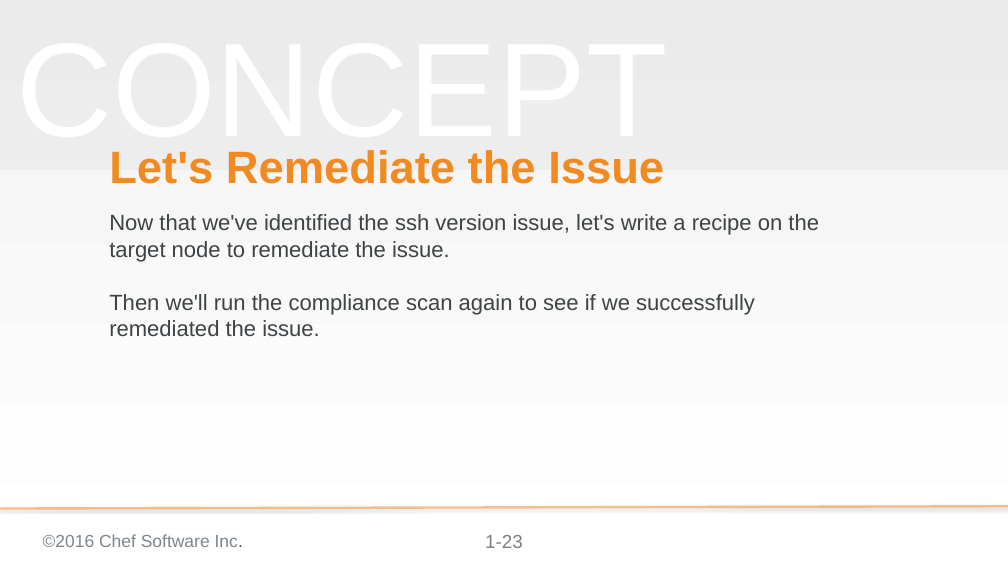
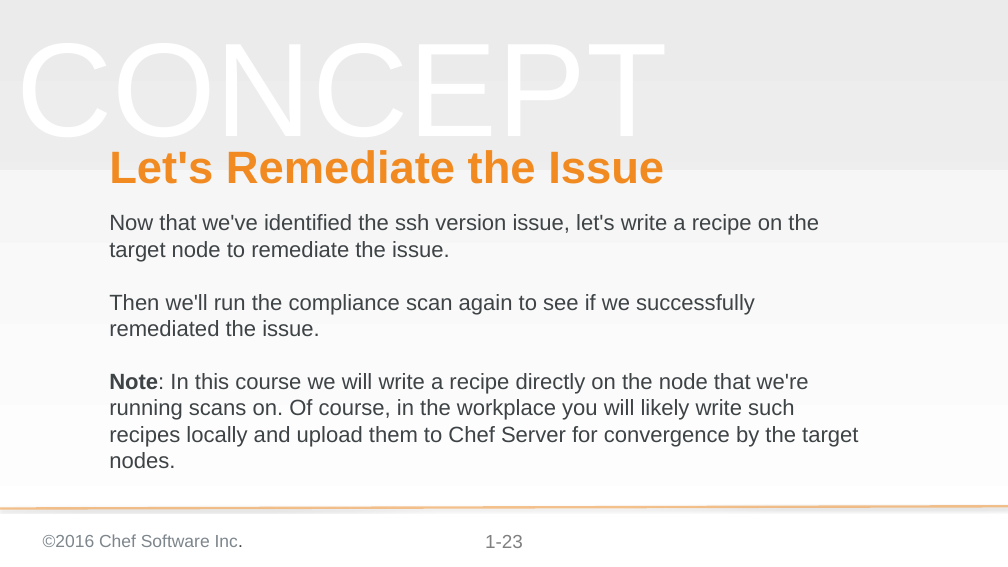
Before and after one commit to bchamby/chef-compliance-installation-configuration-operation, a slide deck: slide 23 of 03-initial-configuration-scans.pptx. Drawn at 1008x567 pixels with LibreOffice and Linux fonts; fonts in the diff are those of the drawing; background and template pictures are left out. Boxes give left, top, right and bottom in pixels: in the first picture for what was removed or moved away, otherwise in the second. Text is boxed around its words. In the diff, an @@ line names an element or a change of style, - is before the commit and + after.

```diff
--- a/03-initial-configuration-scans.pptx
+++ b/03-initial-configuration-scans.pptx
@@ subtitle at [109,373,858,468]: paragraph added @@
+Note: In this course we will write a recipe directly on the node that we're running scans on. Of course, in the workplace you will likely write such recipes locally and upload them to Chef Server for convergence by the target nodes.
```
Also in this commit, not shown: 1 other slide changed, 9 slides added, 1 slide removed.
